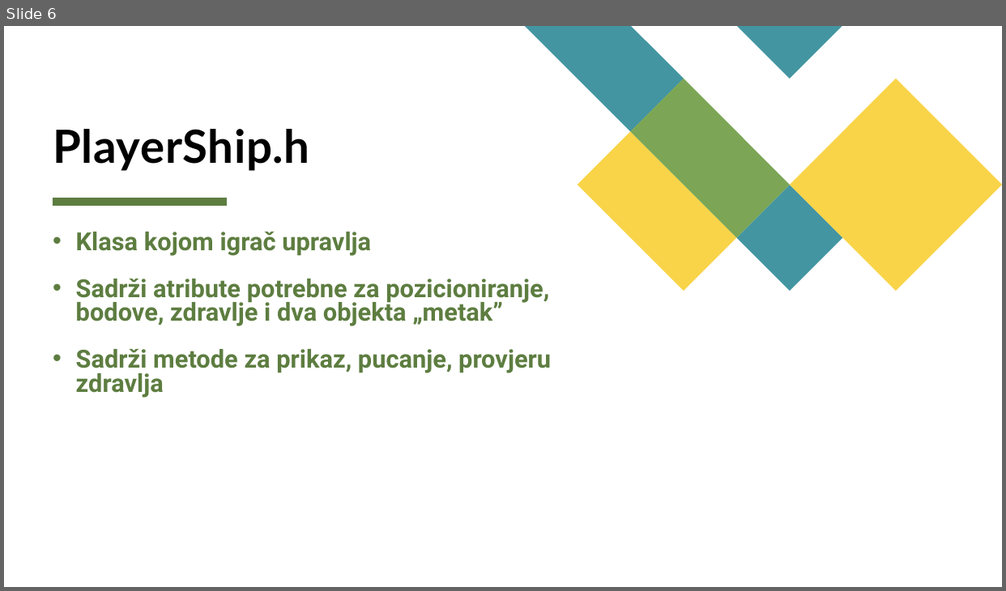
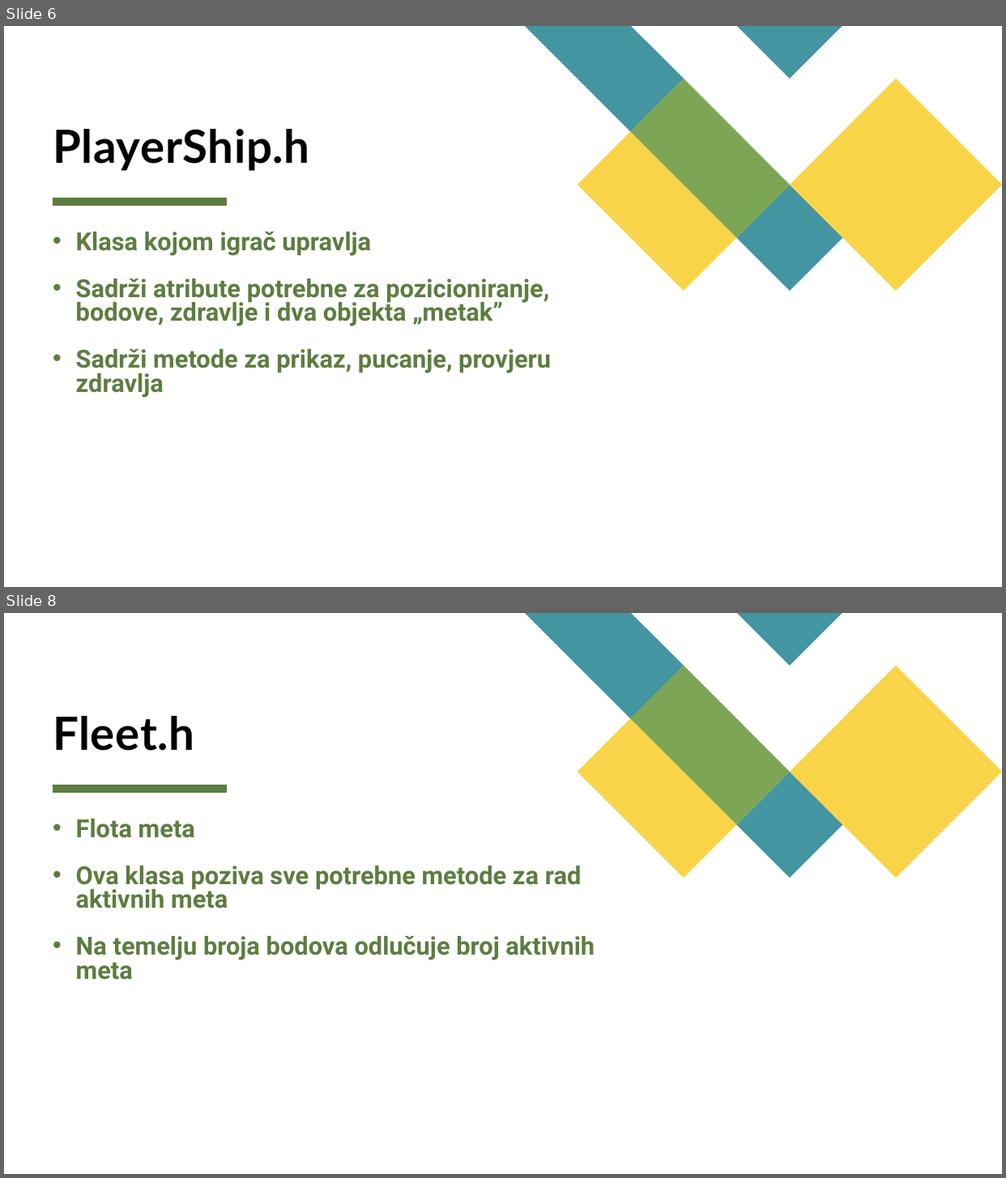
Before and after one commit to MGRUBI2/Arduino-Space-invader, a slide deck: Space invader.pptx. Shown one above the other, each under a label of ours: slide 6 before the commit, slides 6 and 8 after it; the slides between them are not shown. The pictures are 1006x591 and 1006x1178 pixels, drawn with LibreOffice and Linux fonts; fonts in the diff are those of the drawing. Boxes give left, top, right and bottom in pixels: in the first picture for what was removed or moved away, otherwise in the second. Text is boxed around its words. In the diff, an @@ line names an element or a change of style, - is before the commit and + after.

```diff
--- a/Space invader.pptx
+++ b/Space invader.pptx
@@ slide 8 added at bbox=[4, 613, 1002, 1174], background #FFFFFF; not listed: 6 template elements that a slide beside it also shows @@
@@ title added at bbox=[53, 716, 195, 751], 44 pt, text #000000, bold @@
+Fleet.h
@@ text added at bbox=[76, 819, 594, 980], 24 pt, text #5D7D40, bold @@
+• Flota meta
+• Ova klasa poziva sve potrebne metode za rad aktivnih meta
+• Na temelju broja bodova odlučuje broj aktivnih meta
```
Also in this commit, not shown: 1 slide changed, 1 other slide added.
